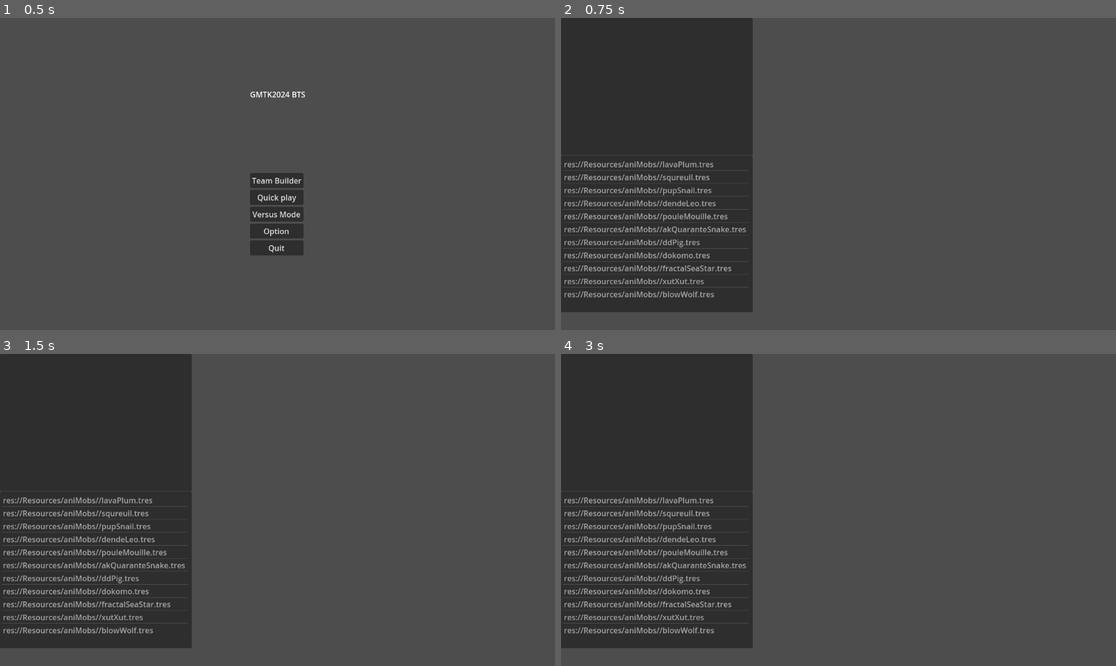
Above: before the commit, frames 1-4 (two rows, left to right).
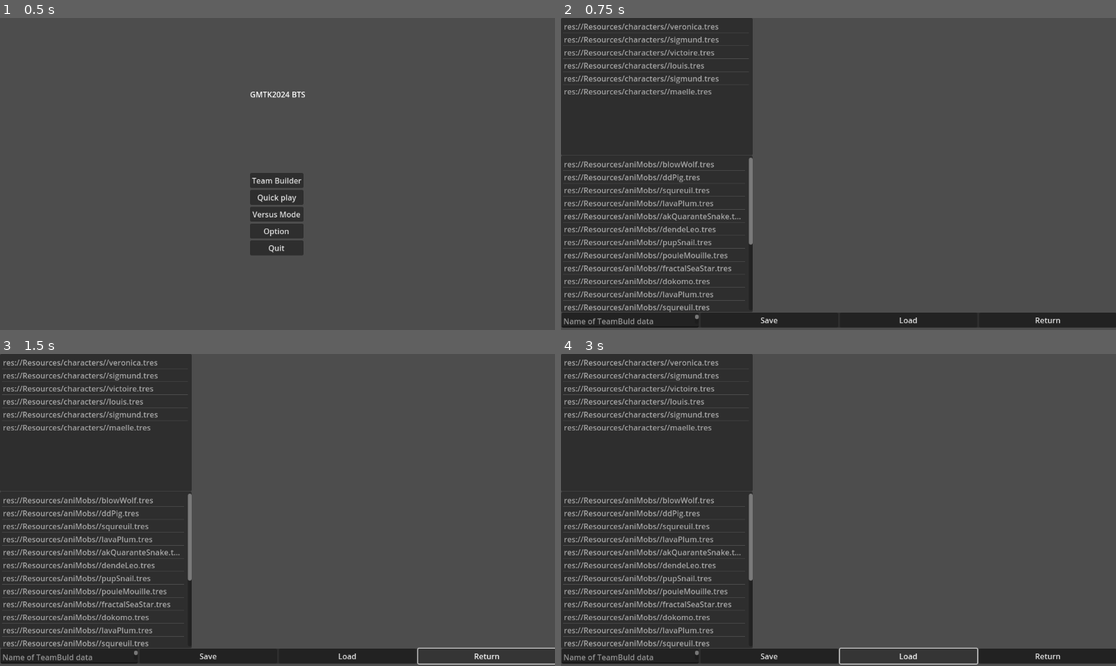
Above: after the commit, the same moments.

Repository: sassani134/GMTK2024_BTS
Game: Godot game, scene res://Scenes/start_scene.tscn
Two runs of this game, one before a commit and one after it. Both use one fixed random seed, a clock stepped at 60 frames per second and the inputs below. The project has no main scene, so this scene is started directly.
Inputs (mouse positions are in pixels of both pictures, inside the frame that each line leads up to):
- Up to frame 1 (0.5 s): no input
- Up to frame 2 (0.75 s): click "Team Builder" at 0.5 s
- Up to frame 3 (1.5 s): click (488, 656) at 1.25 s, where only the run after the commit has a clickable "Return"
- Up to frame 4 (3 s): click (771, 656) at 2 s, where only the run after the commit has a clickable "Save"; click (910, 656) at 2.75 s, where only the run after the commit has a clickable "Load"

Frame 1 is identical in both runs. In frame 2, 7.7% of the frame differs, in the area x 0-100%, y 1-100%; in frame 3, 6.8%; in frame 4, 6.8%.

Commit message:
Add more control node to have an UI

Diff:
--- a/Scenes/team_build_scene.tscn
+++ b/Scenes/team_build_scene.tscn
@@ -1,7 +1,8 @@
-[gd_scene load_steps=3 format=3 uid="uid://bi5chx22p7v21"]
+[gd_scene load_steps=4 format=3 uid="uid://bi5chx22p7v21"]
 
-[ext_resource type="Script" path="res://Resources/characters/item_list_character.gd" id="1_q1l3r"]
+[ext_resource type="Script" path="res://Scripts/item_list_character.gd" id="1_q1l3r"]
 [ext_resource type="Script" path="res://Scripts/item_list_animob.gd" id="1_xd08l"]
+[ext_resource type="PackedScene" uid="uid://brmvud86ytg16" path="res://Scenes/panel_container_save_bottom.tscn" id="3_it8js"]
 
 [node name="TeamBuildScene" type="Control"]
 layout_mode = 3
@@ -15,6 +16,9 @@
 layout_mode = 1
 offset_right = 398.0
 offset_bottom = 285.0
+item_count = 2
+item_0/text = "res://Resources/characters//veronica.tres"
+item_1/text = "res://Resources/characters//sigmund.tres"
 script = ExtResource("1_q1l3r")
 
 [node name="ItemListAnimob" type="ItemList" parent="."]
@@ -25,4 +29,22 @@
 offset_right = 398.0
 offset_bottom = -37.0
 grow_vertical = 2
+item_count = 10
+item_0/text = "res://Resources/aniMobs//blowWolf.tres"
+item_1/text = "res://Resources/aniMobs//ddPig.tres"
+item_2/text = "res://Resources/aniMobs//squreuil.tres"
+item_3/text = "res://Resources/aniMobs//lavaPlum.tres"
+item_4/text = "res://Resources/aniMobs//akQuaranteSnake.tres"
+item_5/text = "res://Resources/aniMobs//dendeLeo.tres"
+item_6/text = "res://Resources/aniMobs//pupSnail.tres"
+item_7/text = "res://Resources/aniMobs//pouleMouille.tres"
+item_8/text = "res://Resources/aniMobs//fractalSeaStar.tres"
+item_9/text = "res://Resources/aniMobs//dokomo.tres"
 script = ExtResource("1_xd08l")
+
+[node name="PanelContainerSaveBottom" parent="." instance=ExtResource("3_it8js")]
+layout_mode = 1
+offset_left = 1.0
+offset_top = -36.0
+offset_right = 1.0
+offset_bottom = -5.0
